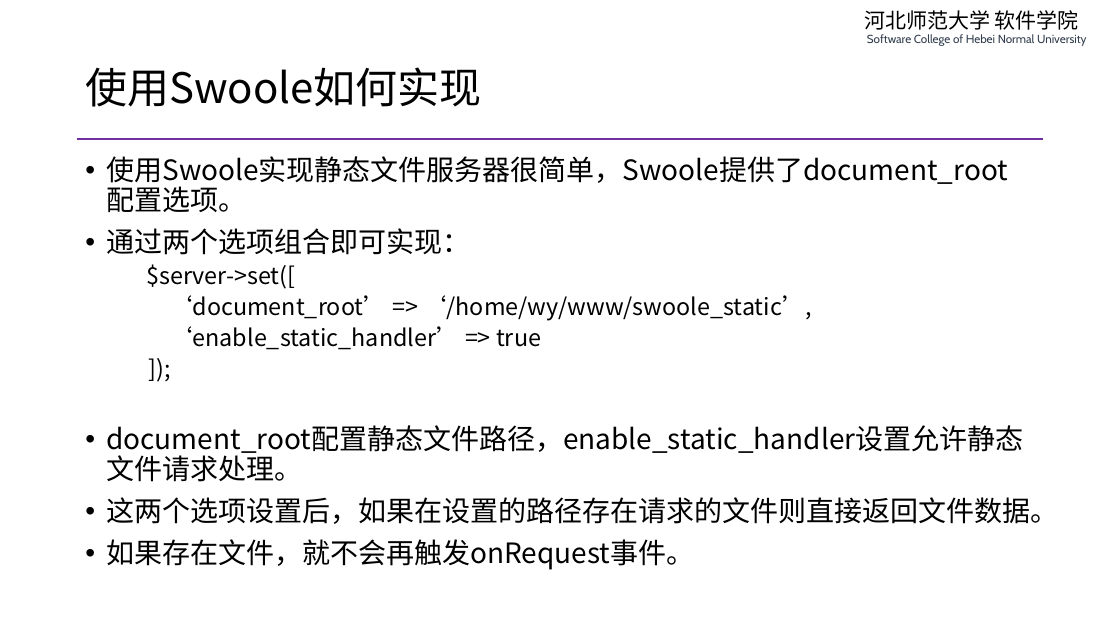
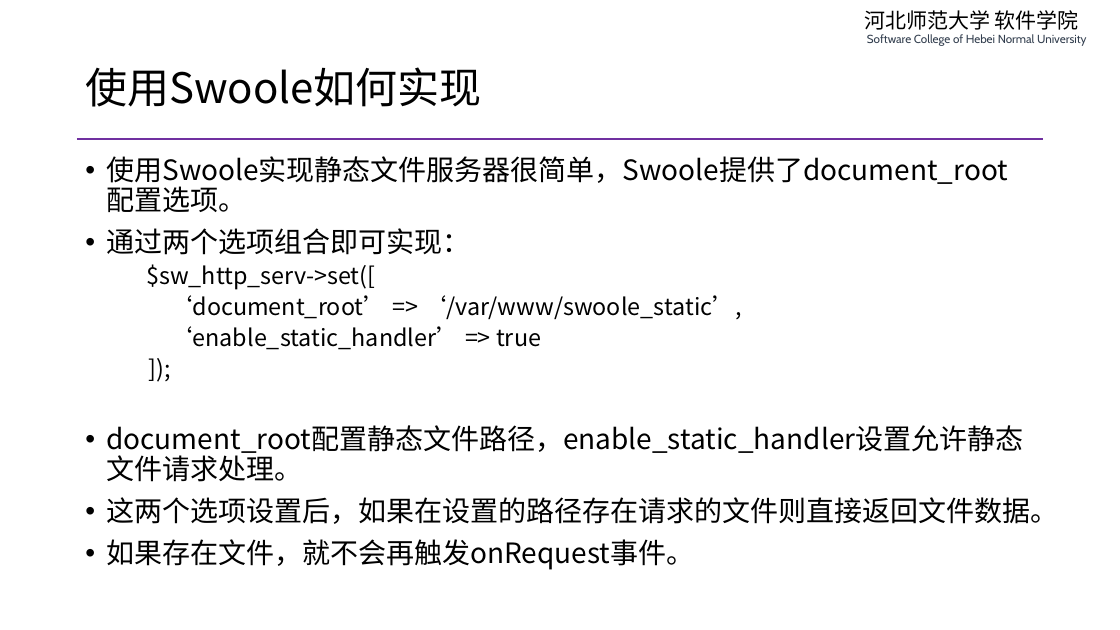
Before and after one commit to edu2act/course-php-serverside-development-on-linux, a slide deck: slide 15 of materials/slides/ch08-async-io-and-swoole.pptx. Drawn at 1120x630 pixels with LibreOffice and Linux fonts; fonts in the diff are those of the drawing. Boxes give left, top, right and bottom in pixels: in the first picture for what was removed or moved away, otherwise in the second. Text is boxed around its words. In the diff, an @@ line names an element or a change of style, - is before the commit and + after.

```diff
--- a/materials/slides/ch08-async-io-and-swoole.pptx
+++ b/materials/slides/ch08-async-io-and-swoole.pptx
@@ text at (x1=146, y1=264, x2=742, y2=319): text changed @@
-  $server->set([
-  ‘document_root’ => ‘/home/wy/www/swoole_static’,
+  $sw_http_serv->set([
+  ‘document_root’ => ‘/var/www/swoole_static’,
```
Also in this commit, not shown: 4 other slides changed, 5 other files.
